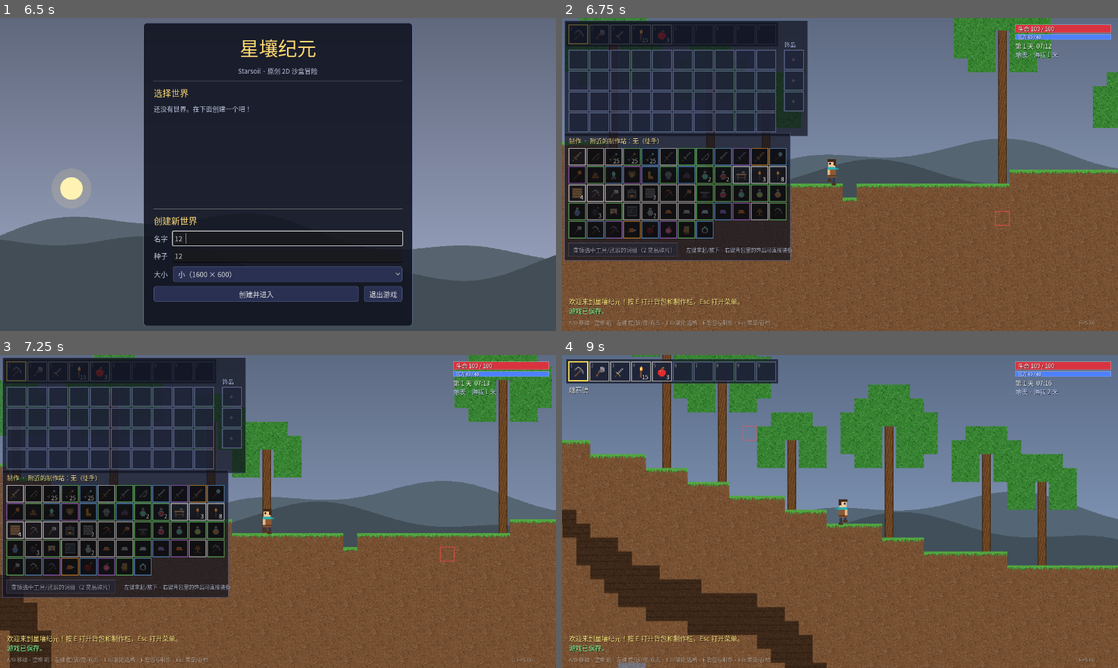
Above: before the commit, frames 1-4 (two rows, left to right).
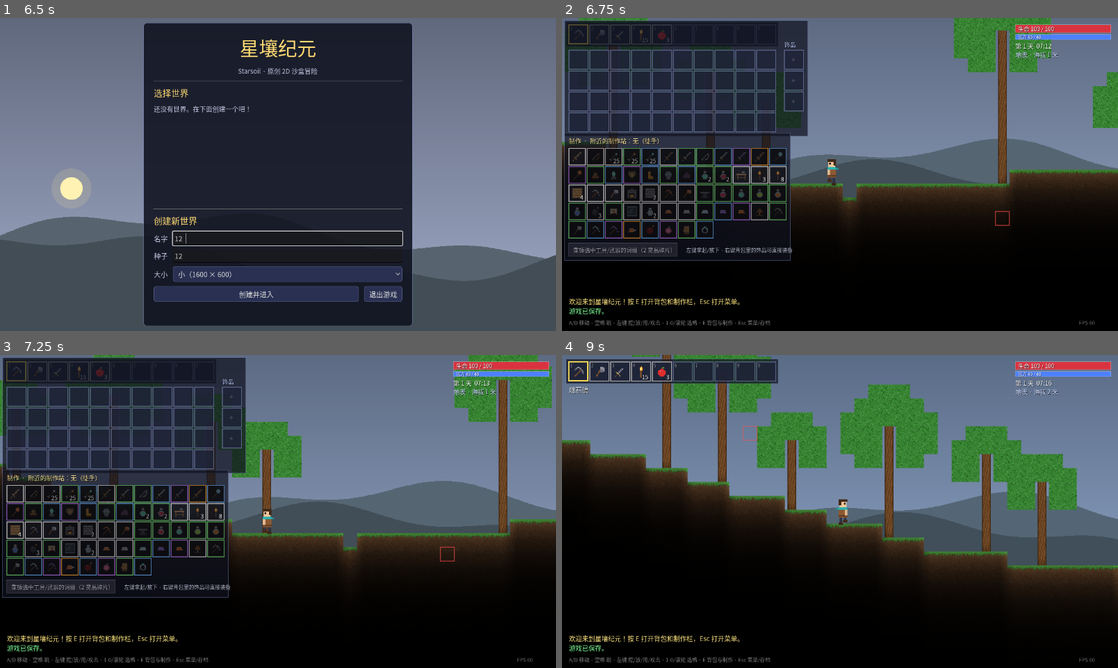
Above: after the commit, the same moments.

Repository: kinghonor488-creator/pioneers-ballad
Game: Godot game, scene res://scenes/title.tscn
The game is run twice, just before and just after one commit, with the same random seed, the same clock (stepped at 60 frames per second) and the same inputs.
Inputs (mouse positions are in pixels of both pictures, inside the frame that each line leads up to):
- Up to frame 1 (6.5 s): click (289, 237) at 0.52 s; type "12" at 0.6 s; click (289, 255) at 0.75 s; type "12" at 0.83 s; click "大（4200 × 1200）" at 1.25 s; click "创建并进入" at 2 s; click "小（1600 × 600）" at 2.75 s; tap Enter at 3.5 s; move the mouse to (400, 158) at 3.52 s; hold D 3.53-4.28 s; tap 1 at 3.6 s; click (400, 158) at 3.67 s; tap Space at 3.77, 4.07, 4.52, 4.82, 5.75, 6.02, 6.32 s; move the mouse to (166, 190) at 4.27 s; hold A 4.28-5.03 s; tap 9 at 4.35 s; click (166, 190) at 4.42 s; move the mouse to (333, 105) at 5.02 s; hold D 5.03-5.78 s; tap 0 at 5.1 s; click (333, 105) at 5.17 s; move the mouse to (250, 237) at 5.77 s; hold W from 5.78 s (still down); tap E at 5.85 s; click (250, 237) at 5.92 s
- Up to frame 2 (6.75 s): tap Enter at 6.5 s; move the mouse to (1006, 221) at 6.52 s; release W at 6.53 s; hold A from 6.53 s (still down); tap Tab at 6.6 s; click (1006, 221) at 6.67 s
- Up to frame 3 (7.25 s): keep holding A; tap Space at 6.77, 7.07 s
- Up to frame 4 (9 s): move the mouse to (673, 464) at 7.27 s; tap E at 7.35 s; tap Space (jump) at 7.52, 7.82 s; click (673, 464) at 7.55 s; move the mouse to (867, 511) at 8.02 s; press the mouse at (867, 511) at 8.03 s; tap Tab at 8.1 s; move the mouse to (756, 433) at 8.77 s; release A at 8.78 s; release the mouse at (756, 433) at 8.78 s; hold D (move_right) from 8.78 s (still down); tap I at 8.85 s

Frame 1 is identical in both runs. In frame 2, 41% of the frame differs, in the area x 0-100%, y 39-100%; in frame 3, 38%; in frame 4, 49%, in the area x 0-100%, y 27-100%.

Commit message:
逐格光照系统
- 每个图块单独计算 RGB 亮度：天光直射 + 发光图块 + 会动的光源，横竖来回扫描扩散
- 空气衰减慢、方块衰减快：光能照进洞口和洞壁表面，但照不透厚岩层
- 彩色光（火把暖黄、灵晶青、熔晶橙、月光偏蓝、晨昏偏橙）
- 光照图用着色器按世界坐标乘到图块、背景墙、玩家、敌人上，线性过滤平滑过渡
- 计算放在 WorkerThreadPool 后台线程，一屏约 5 毫秒；主线程每帧约 1 毫秒
- 世界数据跟踪每列天光高度，挖掘/建造时自动更新
- 移除旧的 CanvasModulate + PointLight2D 方案；冒烟测试增加光照检查（134 项）

Co-Authored-By: Claude <noreply@anthropic.com>

Diff:
--- a/scripts/entities/blast.gd
+++ b/scripts/entities/blast.gd
@@ -6,6 +6,15 @@
 
 var radius_px := 48.0
 var _t := 0.0
+
+
+func _ready() -> void:
+	add_to_group("light")
+
+
+## 爆炸的一瞬间照亮周围
+func light_source() -> Array:
+	return [position, Color(1.0, 0.7, 0.35), 1.3 * (1.0 - _t / DURATION)]
 
 
 func _process(delta: float) -> void:
--- a/scripts/entities/bomb.gd
+++ b/scripts/entities/bomb.gd
@@ -9,6 +9,15 @@
 var fuse := 2.0
 var radius := 3.0
 var big := false
+
+
+func _ready() -> void:
+	add_to_group("light")
+
+
+## 引信的小火花
+func light_source() -> Array:
+	return [position, Color(1.0, 0.6, 0.25), 0.35]
 
 
 func _physics_process(delta: float) -> void:
--- a/scripts/entities/enemy.gd
+++ b/scripts/entities/enemy.gd
@@ -41,9 +41,14 @@
 	_wander = 1.0 if randf() < 0.5 else -1.0
 	_t = randf() * 10.0
 	if def.has("glow"):
-		var l := WorldRenderer.make_light(float(def.glow), def.color, 0.8)
-		l.position = body_size * 0.5
-		add_child(l)
+		add_to_group("light")
+	if combat.game.lighting != null:
+		material = combat.game.lighting.material
+
+
+## 发光的敌人（游魂、灵晶傀儡、余烬魔、Boss）本身就是光源
+func light_source() -> Array:
+	return [center(), def.color, Lighting.strength_for_radius(float(def.get("glow", 0.0)))]
 
 
 func flying() -> bool:
--- a/scripts/entities/projectile.gd
+++ b/scripts/entities/projectile.gd
@@ -20,9 +20,17 @@
 var _hit := {}
 
 
-func setup_light(radius: float) -> void:
-	var l := WorldRenderer.make_light(radius, color, 0.9)
-	add_child(l)
+var _light := 0.0
+
+
+## 让这颗弹幕发光（法术弹、火球、晶刺）
+func setup_light(strength: float) -> void:
+	_light = strength
+	add_to_group("light")
+
+
+func light_source() -> Array:
+	return [position, color, _light]
 
 
 func tick(delta: float) -> void:
--- a/scripts/game/combat.gd
+++ b/scripts/game/combat.gd
@@ -119,7 +119,7 @@
 			pr.weapon = item
 			pr.pierce = int(w.get("pierce", 1))
 			pr.life = 1.6
-			pr.setup_light(2.5)
+			pr.setup_light(0.7)
 	_cooldown = 1.0 / speed
 	p.facing = 1 if aim.x >= 0.0 else -1
 	p.attack_anim = minf(1.0 / speed, 0.35)
@@ -211,7 +211,7 @@
 	pr.phase = phase
 	pr.life = 4.0 if kind != "wave" else 2.2
 	if kind != "wave":
-		pr.setup_light(2.0 if kind == "fireball" else 1.5)
+		pr.setup_light(0.6 if kind == "fireball" else 0.4)
 
 
 # ---------------------------------------------------------------- Boss
--- a/scripts/game/main.gd
+++ b/scripts/game/main.gd
@@ -8,10 +8,9 @@
 const BASE_REACH := 5.0         ## 基础触及距离（图块）
 const STATION_RADIUS := 5       ## 离制作站多少格以内算"在附近"
 const MAX_LIFE_FRUITS := 5
-const DAY_AMBIENT := Color(1, 1, 1)
-const NIGHT_AMBIENT := Color(0.32, 0.34, 0.5)
-const DAWN_AMBIENT := Color(0.95, 0.75, 0.65)
-const CAVE_AMBIENT := Color(0.13, 0.12, 0.16)
+const DAY_SUN := Color(1, 1, 1)
+const NIGHT_SUN := Color(0.2, 0.23, 0.38)      ## 月光：偏蓝
+const DAWN_SUN := Color(1.0, 0.72, 0.55)       ## 日出日落：偏橙
 const RARITY_GOLD := Color(1.0, 0.8, 0.35)
 const AUTOSAVE_INTERVAL := 300.0  ## 每 5 分钟自动保存一次
 const TITLE_SCENE := "res://scenes/title.tscn"
@@ -28,9 +27,8 @@
 var hud: Hud
 var sky: SkyBackdrop
 var cursor: TileCursor
-var canvas_mod: CanvasModulate
-var player_light: PointLight2D
 var combat: Combat
+var lighting: Lighting
 var rng := RandomNumberGenerator.new()
 var ready_done := false
 var world_name := "未命名世界"
@@ -109,9 +107,10 @@
 		world = WorldGen.generate(world_width, world_height, world_seed)
 		print("[世界] 生成完成 %d×%d 种子=%d 用时 %d 毫秒" % [world_width, world_height, world_seed, Time.get_ticks_msec() - t0])
 
+	lighting = Lighting.new()
 	renderer = WorldRenderer.new()
 	add_child(renderer)
-	renderer.setup(world)
+	renderer.setup(world, lighting.material)
 
 	cursor = TileCursor.new()
 	cursor.z_index = 10
@@ -120,6 +119,7 @@
 	player = Player.new()
 	player.world = world
 	player.z_index = 5
+	player.material = lighting.material
 	add_child(player)
 	player.teleport(spawn_position())
 	player.landed_hard.connect(func(dmg): damage(dmg, "摔伤"))
@@ -139,12 +139,7 @@
 	add_child(combat)
 	combat.setup(self)
 
-	player_light = WorldRenderer.make_light(3.0, Color(1.0, 0.95, 0.85), 0.6)
-	player_light.position = Vector2(Player.W, Player.H) * 0.5
-	player.add_child(player_light)
-
-	canvas_mod = CanvasModulate.new()
-	add_child(canvas_mod)
+	add_child(lighting)
 
 	inventory = Inventory.new()
 	if loading:
@@ -155,6 +150,8 @@
 		player.hp = player.max_hp
 
 	renderer.update_view(player.center(), _view_size(), true)
+	_update_ambient()
+	lighting.setup(self)
 	hud.loading_text = ""
 	hud.setup(self)
 	if loading:
@@ -257,19 +254,15 @@
 	return clampf((ty - (s + 12)) / 35.0, 0.0, 1.0)
 
 
+## 昼夜：设置天光颜色（逐格光照用）和玩家身上的光
 func _update_ambient() -> void:
 	var dl := SkyBackdrop.daylight(time_of_day)
-	var amb := NIGHT_AMBIENT.lerp(DAY_AMBIENT, dl)
+	var sun := NIGHT_SUN.lerp(DAY_SUN, dl)
 	if dl > 0.0 and dl < 1.0:
-		amb = amb.lerp(DAWN_AMBIENT, sin(dl * PI) * 0.6)
+		sun = sun.lerp(DAWN_SUN, sin(dl * PI) * 0.6)
+	lighting.sun = sun
+	player.light_strength = clampf(0.4 + float(stats.get("light", 0.0)) * 0.1, 0.4, 1.3)
 	var depth := underground_factor()
-	amb = amb.lerp(CAVE_AMBIENT, depth)
-	canvas_mod.color = amb
-	var darkness := 1.0 - amb.get_luminance()
-	renderer.set_light_strength(clampf(darkness * 1.4, 0.15, 1.0))
-	var light_bonus := float(stats.get("light", 0.0))
-	player_light.texture_scale = (3.0 + light_bonus) * TS / 64.0
-	player_light.energy = clampf(darkness * 1.2, 0.0, 1.0) * (0.55 if light_bonus <= 0.0 else 1.0)
 	var cam := camera.get_screen_center_position()
 	sky.time_of_day = time_of_day
 	sky.depth = depth
@@ -603,6 +596,7 @@
 	b.position = player.center() + Vector2(0, -6)
 	b.velocity = (target_px - b.position).normalized() * 330.0 + Vector2(0, -60)
 	b.z_index = 6
+	b.material = lighting.material
 	b.exploded.connect(explode)
 	add_child(b)
 	inventory.consume_slot(slot, 1)
--- a/scripts/game/save_system.gd
+++ b/scripts/game/save_system.gd
@@ -97,6 +97,7 @@
 	w.surface = h.get("surface", PackedInt32Array())
 	if w.surface.size() != w.width:
 		return {}
+	w.rebuild_sky()
 	return {"header": h, "world": w}
 
 
--- a/scripts/player/player.gd
+++ b/scripts/player/player.gd
@@ -27,6 +27,7 @@
 var mana := 40.0
 var max_mana := 40
 var attack_anim := 0.0     ## >0 时正在挥动武器（攻击时面朝鼠标）
+var light_strength := 0.4  ## 玩家身上的光（饰品、萤光药水会加强）
 
 var _coyote := 0.0
 var _jump_buffer := 0.0
@@ -36,6 +37,12 @@
 
 func _init() -> void:
 	body_size = Vector2(W, H)
+	add_to_group("light")
+
+
+## 给 Lighting 用：[位置, 颜色, 亮度]
+func light_source() -> Array:
+	return [center(), Color(1.0, 0.95, 0.85), light_strength]
 
 
 ## dir: -1..1 左右输入
--- /dev/null
+++ b/scripts/world/lighting.gd
@@ -0,0 +1,259 @@
+class_name Lighting
+extends Node
+## 逐格光照。
+##
+## 每次计算摄像机附近一块区域（屏幕 + 四周各 MARGIN 格），每个图块得到一个 RGB 亮度：
+##   1. 光源：天空直射（从世界顶部往下，碰到第一个实心方块之前都算露天）、
+##      发光图块（火把、灵晶簇、熔炉……）、会动的光源（玩家、发光的怪、法术弹、爆炸）
+##   2. 扩散：横向、纵向来回扫几遍，每走一格亮度乘以衰减系数。
+##      空气里衰减慢，实心方块里衰减快——所以光能照进洞口、照亮洞壁表面，但照不透厚岩层。
+##      光是彩色的：灵晶簇是青色的，火把是暖黄色的，月光是蓝色的。
+##   3. 结果写成一张小图（每格一个像素），交给 shaders/lighting.gdshader 乘到画面上。
+##
+## 计算放在后台线程里（WorkerThreadPool），主线程只负责拍"快照"和更新贴图，所以不会卡顿。
+
+const MARGIN := 12
+const AIR_DECAY := 0.82
+const NONSOLID_DECAY := 0.78    ## 树叶、火把这类不挡路的图块
+const SOLID_DECAY := 0.55
+const PASSES := 2
+const MAX_HZ := 30.0
+const SHADER := preload("res://shaders/lighting.gdshader")
+
+var game: Node
+var material: ShaderMaterial
+var sun := Color.WHITE          ## 当前的天光颜色（由主控按昼夜设置）
+var last_ms := 0.0              ## 最近一次计算用了多少毫秒
+var last_image: Image
+var last_origin := Vector2i.ZERO
+
+var _tex: ImageTexture
+var _task := -1
+var _job := {}
+var _cooldown := 0.0
+
+static var _solid_tbl := PackedByteArray()
+static var _light_str := PackedFloat32Array()
+static var _light_col := PackedColorArray()
+
+
+## 发光图块的亮度：半径 7 格（火把）= 1.0
+static func strength_for_radius(radius: float) -> float:
+	return clampf(radius / 7.0, 0.3, 1.3)
+
+
+static func _build_tables() -> void:
+	if not _solid_tbl.is_empty():
+		return
+	_solid_tbl.resize(256)
+	_light_str.resize(256)
+	_light_col.resize(256)
+	for t in 256:
+		_solid_tbl[t] = 1 if t >= TileDB.COUNT or TileDB.is_solid(t) else 0
+		var r := TileDB.light_radius(t) if t < TileDB.COUNT else 0.0
+		_light_str[t] = strength_for_radius(r) if r > 0.0 else 0.0
+		_light_col[t] = TileDB.prop(t, "light_color", Color.WHITE) if t < TileDB.COUNT else Color.WHITE
+
+
+func _init() -> void:
+	_build_tables()
+	material = ShaderMaterial.new()
+	material.shader = SHADER
+
+
+## 需要在世界、玩家、摄像机都建好之后调用
+func setup(g: Node) -> void:
+	game = g
+	compute_now()
+
+
+func set_enabled(on: bool) -> void:
+	material.set_shader_parameter("enabled", on)
+
+
+func _process(delta: float) -> void:
+	if game == null or not game.ready_done:
+		return
+	_cooldown -= delta
+	if _task != -1 and WorkerThreadPool.is_task_completed(_task):
+		WorkerThreadPool.wait_for_task_completion(_task)
+		_task = -1
+		_apply(_job)
+	if _task == -1 and _cooldown <= 0.0:
+		_job = snapshot()
+		_task = WorkerThreadPool.add_task(compute.bind(_job), false, "lighting")
+		_cooldown = 1.0 / MAX_HZ
+
+
+func _exit_tree() -> void:
+	if _task != -1:
+		WorkerThreadPool.wait_for_task_completion(_task)
+		_task = -1
+
+
+## 在主线程里立刻算一次（刚进游戏、测试时用）。center 不填就以摄像机为中心，view 不填就用当前画面大小。
+func compute_now(center: Vector2 = Vector2.INF, view: Vector2 = Vector2.ZERO) -> void:
+	if _task != -1:
+		WorkerThreadPool.wait_for_task_completion(_task)
+		_task = -1
+	var job := snapshot(center, view)
+	compute(job)
+	_apply(job)
+
+
+## 某个图块现在的亮度（0~1，取三个通道的最大值），在最近一次算好的区域外返回 -1
+func light_at(t: Vector2i) -> float:
+	if last_image == null:
+		return -1.0
+	var p := t - last_origin
+	if p.x < 0 or p.y < 0 or p.x >= last_image.get_width() or p.y >= last_image.get_height():
+		return -1.0
+	var c := last_image.get_pixelv(p)
+	return maxf(c.r, maxf(c.g, c.b))
+
+
+# ---------------------------------------------------------------- 主线程：拍快照
+
+func snapshot(center: Vector2 = Vector2.INF, view: Vector2 = Vector2.ZERO) -> Dictionary:
+	var w: WorldData = game.world
+	if center == Vector2.INF:
+		center = game.camera.get_screen_center_position() if game.camera != null else game.player.center()
+	if view == Vector2.ZERO:
+		view = game._view_size()
+	var x0 := floori((center.x - view.x * 0.5) / 16.0) - MARGIN
+	var y0 := floori((center.y - view.y * 0.5) / 16.0) - MARGIN
+	var cols := ceili(view.x / 16.0) + MARGIN * 2 + 1
+	var rows := ceili(view.y / 16.0) + MARGIN * 2 + 1
+	var tiles := PackedByteArray()
+	for y in range(y0, y0 + rows):
+		if y < 0 or y >= w.height:
+			var row := PackedByteArray()
+			row.resize(cols)
+			row.fill(TileDB.BEDROCK if y >= w.height else TileDB.AIR)
+			tiles.append_array(row)
+		elif x0 >= 0 and x0 + cols <= w.width:
+			tiles.append_array(w.tiles.slice(y * w.width + x0, y * w.width + x0 + cols))
+		else:
+			for x in range(x0, x0 + cols):
+				tiles.append(w.get_tile(x, y))
+	var sky := PackedInt32Array()
+	sky.resize(cols)
+	for i in cols:
+		var x := x0 + i
+		sky[i] = w.sky_y[x] if x >= 0 and x < w.width else 0
+	var sources := []
+	for n in game.get_tree().get_nodes_in_group("light"):
+		if n.is_inside_tree() and n.visible:
+			var s: Array = n.light_source()
+			if not s.is_empty():
+				var pos: Vector2 = s[0]
+				sources.append([floori(pos.x / 16.0), floori(pos.y / 16.0), s[1], float(s[2])])
+	return {"x0": x0, "y0": y0, "w": cols, "h": rows, "tiles": tiles, "sky": sky, "sun": sun, "sources": sources}
+
+
+# ---------------------------------------------------------------- 后台线程：传播
+
+func compute(job: Dictionary) -> void:
+	var t0 := Time.get_ticks_usec()
+	var W: int = job.w
+	var H: int = job.h
+	var x0: int = job.x0
+	var y0: int = job.y0
+	var n := W * H
+	var tiles: PackedByteArray = job.tiles
+	var r := PackedFloat32Array()
+	var g := PackedFloat32Array()
+	var b := PackedFloat32Array()
+	var decay := PackedFloat32Array()
+	r.resize(n)
+	g.resize(n)
+	b.resize(n)
+	decay.resize(n)
+	r.fill(0.0)
+	g.fill(0.0)
+	b.fill(0.0)
+	# 光源：图块
+	for i in n:
+		var t := tiles[i]
+		decay[i] = SOLID_DECAY if _solid_tbl[t] == 1 else (AIR_DECAY if t == 0 else NONSOLID_DECAY)
+		var s := _light_str[t]
+		if s > 0.0:
+			var c := _light_col[t]
+			r[i] = c.r * s
+			g[i] = c.g * s
+			b[i] = c.b * s
+	# 光源：天空
+	var sun_c: Color = job.sun
+	var sky: PackedInt32Array = job.sky
+	for x in W:
+		var top := mini(sky[x] - y0, H)
+		for y in range(0, top):
+			var i := y * W + x
+			r[i] = maxf(r[i], sun_c.r)
+			g[i] = maxf(g[i], sun_c.g)
+			b[i] = maxf(b[i], sun_c.b)
+	# 光源：会动的东西
+	for s in job.sources:
+		var sx: int = s[0] - x0
+		var sy: int = s[1] - y0
+		if sx < 0 or sy < 0 or sx >= W or sy >= H:
+			continue
+		var i := sy * W + sx
+		var c: Color = s[2]
+		var k: float = s[3]
+		r[i] = maxf(r[i], c.r * k)
+		g[i] = maxf(g[i], c.g * k)
+		b[i] = maxf(b[i], c.b * k)
+	# 扩散：横扫、竖扫，来回各一遍，重复 PASSES 次
+	for pass_i in PASSES:
+		for y in H:
+			var row := y * W
+			for x in range(1, W):
+				_spread(r, g, b, decay, row + x - 1, row + x)
+			for x in range(W - 2, -1, -1):
+				_spread(r, g, b, decay, row + x + 1, row + x)
+		for x in W:
+			for y in range(1, H):
+				_spread(r, g, b, decay, (y - 1) * W + x, y * W + x)
+			for y in range(H - 2, -1, -1):
+				_spread(r, g, b, decay, (y + 1) * W + x, y * W + x)
+	# 写成 RGB8 图片
+	var bytes := PackedByteArray()
+	bytes.resize(n * 3)
+	for i in n:
+		bytes[i * 3] = mini(255, int(r[i] * 255.0))
+		bytes[i * 3 + 1] = mini(255, int(g[i] * 255.0))
+		bytes[i * 3 + 2] = mini(255, int(b[i] * 255.0))
+	job["image"] = Image.create_from_data(W, H, false, Image.FORMAT_RGB8, bytes)
+	job["ms"] = (Time.get_ticks_usec() - t0) / 1000.0
+
+
+static func _spread(r: PackedFloat32Array, g: PackedFloat32Array, b: PackedFloat32Array, decay: PackedFloat32Array, from: int, to: int) -> void:
+	var d := decay[to]
+	var v := r[from] * d
+	if v > r[to]:
+		r[to] = v
+	v = g[from] * d
+	if v > g[to]:
+		g[to] = v
+	v = b[from] * d
+	if v > b[to]:
+		b[to] = v
+
+
+# ---------------------------------------------------------------- 主线程：更新贴图
+
+func _apply(job: Dictionary) -> void:
+	if not job.has("image"):
+		return
+	var img: Image = job.image
+	if _tex == null or Vector2i(_tex.get_size()) != img.get_size():
+		_tex = ImageTexture.create_from_image(img)
+		material.set_shader_parameter("lightmap", _tex)
+	else:
+		_tex.update(img)
+	material.set_shader_parameter("lm_origin", Vector2(job.x0, job.y0) * 16.0)
+	material.set_shader_parameter("lm_size", Vector2(job.w, job.h) * 16.0)
+	last_image = img
+	last_origin = Vector2i(job.x0, job.y0)
+	last_ms = job.ms
--- a/scripts/world/world_data.gd
+++ b/scripts/world/world_data.gd
@@ -11,6 +11,7 @@
 var tiles := PackedByteArray()
 var walls := PackedByteArray()
 var surface := PackedInt32Array()  ## 每一列生成时的地表高度
+var sky_y := PackedInt32Array()    ## 每一列从上往下第一个实心方块的 y（它上面都能被天光直射）
 var spawn := Vector2i.ZERO          ## 出生点（脚下方块的上方一格）
 var layers := {}                    ## "surface"/"rock"/"cavern"/"underworld" -> 该层开始的 y
 
@@ -46,7 +47,29 @@
 	if not in_bounds(x, y):
 		return
 	tiles[y * width + x] = id
+	if sky_y.size() == width:
+		if TileDB.is_solid(id):
+			if y < sky_y[x]:
+				sky_y[x] = y
+		elif y == sky_y[x]:
+			sky_y[x] = _scan_sky(x, y)
 	tile_changed.emit(x, y)
+
+
+## 重新计算每一列的天光高度（生成世界、读档之后调用一次）
+func rebuild_sky() -> void:
+	sky_y.resize(width)
+	for x in width:
+		sky_y[x] = _scan_sky(x, 0)
+
+
+func _scan_sky(x: int, from_y: int) -> int:
+	var i := from_y * width + x
+	for y in range(from_y, height):
+		if TileDB.is_solid(tiles[i]):
+			return y
+		i += width
+	return height
 
 
 func is_solid(x: int, y: int) -> bool:
--- a/scripts/world/world_gen.gd
+++ b/scripts/world/world_gen.gd
@@ -197,6 +197,7 @@
 
 	w.tiles = T
 	w.walls = WL
+	w.rebuild_sky()
 	return w
 
 
--- a/scripts/world/world_renderer.gd
+++ b/scripts/world/world_renderer.gd
@@ -2,62 +2,31 @@
 extends Node2D
 ## 分块渲染：世界被切成 32×32 的区块，只把摄像机附近的区块写进 TileMapLayer，
 ## 走远了就卸载。这样 500 万格的世界也只需要渲染几万格。
-## 发光图块（火把、灵晶簇、熔炉……）在区块加载时才生成对应的 PointLight2D。
+## 明暗由 Lighting（逐格光照）负责，这里只管画图块。
 
 const CHUNK := 32
 const TS := 16
-const MAX_LIGHTS_PER_CHUNK := 24
 
 var world: WorldData
 var tile_layer: TileMapLayer
 var wall_layer: TileMapLayer
-var light_root: Node2D
 var max_chunks_per_frame := 6
-var light_strength := 1.0
 
-var _loaded := {}  # Vector2i(区块) -> {Vector2i(图块): PointLight2D}
-
-static var _light_tex: Texture2D
+var _loaded := {}  # Vector2i(区块) -> true
 
 
-static func light_texture() -> Texture2D:
-	if _light_tex == null:
-		var g := Gradient.new()
-		g.set_color(0, Color(1, 1, 1, 1))
-		g.set_color(1, Color(1, 1, 1, 0))
-		var gt := GradientTexture2D.new()
-		gt.gradient = g
-		gt.width = 128
-		gt.height = 128
-		gt.fill = GradientTexture2D.FILL_RADIAL
-		gt.fill_from = Vector2(0.5, 0.5)
-		gt.fill_to = Vector2(1.0, 0.5)
-		_light_tex = gt
-	return _light_tex
-
-
-static func make_light(radius_tiles: float, color: Color, energy: float) -> PointLight2D:
-	var l := PointLight2D.new()
-	l.texture = light_texture()
-	l.texture_scale = radius_tiles * TS / 64.0
-	l.color = color
-	l.energy = energy
-	return l
-
-
-func setup(w: WorldData) -> void:
+func setup(w: WorldData, lit_material: Material = null) -> void:
 	world = w
 	wall_layer = TileMapLayer.new()
 	wall_layer.name = "Walls"
 	wall_layer.tile_set = _make_tileset(TileArt.build_wall_atlas(), TileDB.WALL_COUNT)
+	wall_layer.material = lit_material
 	add_child(wall_layer)
 	tile_layer = TileMapLayer.new()
 	tile_layer.name = "Tiles"
 	tile_layer.tile_set = _make_tileset(TileArt.build_tile_atlas(), TileDB.COUNT)
+	tile_layer.material = lit_material
 	add_child(tile_layer)
-	light_root = Node2D.new()
-	light_root.name = "Lights"
-	add_child(light_root)
 	world.tile_changed.connect(_on_tile_changed)
 
 
@@ -102,22 +71,11 @@
 			_unload_chunk(c)
 
 
-func set_light_strength(s: float) -> void:
-	if absf(s - light_strength) < 0.02:
-		return
-	light_strength = s
-	for c in _loaded:
-		for pos in _loaded[c]:
-			var l: PointLight2D = _loaded[c][pos]
-			l.energy = light_strength * float(l.get_meta("base_energy", 1.0))
-
-
 func _variant(x: int, y: int) -> int:
 	return ((x * 73856093) ^ (y * 19349663)) & 3
 
 
 func _load_chunk(c: Vector2i) -> void:
-	var lights := {}
 	var x0 := c.x * CHUNK
 	var y0 := c.y * CHUNK
 	var tiles := world.tiles
@@ -133,9 +91,7 @@
 				wall_layer.set_cell(Vector2i(x, y), 0, Vector2i(wl, v))
 			if t != 0:
 				tile_layer.set_cell(Vector2i(x, y), 0, Vector2i(t, v))
-				if TileDB.light_radius(t) > 0.0 and lights.size() < MAX_LIGHTS_PER_CHUNK:
-					lights[Vector2i(x, y)] = _spawn_light(x, y, t)
-	_loaded[c] = lights
+	_loaded[c] = true
 
 
 func _unload_chunk(c: Vector2i) -> void:
@@ -145,23 +101,11 @@
 		for x in range(x0, mini(x0 + CHUNK, world.width)):
 			tile_layer.erase_cell(Vector2i(x, y))
 			wall_layer.erase_cell(Vector2i(x, y))
-	for pos in _loaded[c]:
-		_loaded[c][pos].queue_free()
 	_loaded.erase(c)
 
 
-func _spawn_light(x: int, y: int, t: int) -> PointLight2D:
-	var base := 1.0 if t == TileDB.TORCH else 0.8
-	var l := make_light(TileDB.light_radius(t), TileDB.prop(t, "light_color", Color.WHITE), base * light_strength)
-	l.set_meta("base_energy", base)
-	l.position = Vector2(x * TS + TS * 0.5, y * TS + TS * 0.5)
-	light_root.add_child(l)
-	return l
-
-
 func _on_tile_changed(x: int, y: int) -> void:
-	var c := Vector2i(x / CHUNK, y / CHUNK)
-	if not _loaded.has(c):
+	if not _loaded.has(Vector2i(x / CHUNK, y / CHUNK)):
 		return
 	var pos := Vector2i(x, y)
 	var t := world.get_tile(x, y)
@@ -169,9 +113,3 @@
 		tile_layer.erase_cell(pos)
 	else:
 		tile_layer.set_cell(pos, 0, Vector2i(t, _variant(x, y)))
-	var lights: Dictionary = _loaded[c]
-	if lights.has(pos):
-		lights[pos].queue_free()
-		lights.erase(pos)
-	if TileDB.light_radius(t) > 0.0:
-		lights[pos] = _spawn_light(x, y, t)
--- /dev/null
+++ b/shaders/lighting.gdshader
@@ -0,0 +1,20 @@
+// 逐格光照：把光照图（每个图块一个像素）按世界坐标采样，乘到画面颜色上。
+// 光照图用线性过滤，所以格子之间的明暗是平滑过渡的。
+shader_type canvas_item;
+
+uniform sampler2D lightmap : filter_linear, repeat_disable;
+uniform vec2 lm_origin = vec2(0.0);   // 光照图左上角的世界坐标（像素）
+uniform vec2 lm_size = vec2(1.0);     // 光照图覆盖的世界范围（像素）
+uniform bool enabled = true;
+
+varying vec2 world_pos;
+
+void vertex() {
+	world_pos = (MODEL_MATRIX * vec4(VERTEX, 0.0, 1.0)).xy;
+}
+
+void fragment() {
+	if (enabled) {
+		COLOR.rgb *= texture(lightmap, (world_pos - lm_origin) / lm_size).rgb;
+	}
+}
--- a/tests/smoke_test.gd
+++ b/tests/smoke_test.gd
@@ -250,6 +250,7 @@
 	main.explode(bc, 2.0)
 	check(main.world.get_tile(bt.x, bt.y) == TileDB.AIR, "炸弹能炸掉方块")
 
+	_test_lighting(main)
 	await _test_combat(main)
 	await _test_bosses(main)
 
@@ -259,6 +260,78 @@
 	check(main.ready_done, "游戏主循环运行正常")
 
 	await _test_save_load(main)
+
+
+const GAME_VIEW := Vector2(640, 360)   ## 1280×720 窗口、2 倍缩放时看到的世界范围
+
+
+func _test_lighting(main: Node2D) -> void:
+	print("== 光照 ==")
+	var L: Lighting = main.lighting
+	var w: WorldData = main.world
+	var p: Player = main.player
+	var pt := Vector2i(p.center() / 16.0)
+	main.time_of_day = 0.5
+	main._update_ambient()
+	L.compute_now(p.center(), GAME_VIEW)
+	print("  光照计算用时 %.1f 毫秒（%d×%d 格）" % [L.last_ms, L.last_image.get_width(), L.last_image.get_height()])
+	check(L.last_ms < 200.0, "光照计算足够快")
+	var sky_cell := Vector2i(pt.x, w.sky_y[pt.x] - 6)
+	check(L.light_at(sky_cell) > 0.9, "白天露天的地方是亮的（%.2f）" % L.light_at(sky_cell))
+	var deep := Vector2i(pt.x, w.sky_y[pt.x] + 9)
+	var all_solid := true
+	for dy in range(-3, 4):
+		for dx in range(-3, 4):
+			all_solid = all_solid and w.is_solid(deep.x + dx, deep.y + dy)
+	if all_solid:
+		check(L.light_at(deep) < 0.05, "厚土层里面是黑的（%.2f）" % L.light_at(deep))
+	# 在地下挖一个小洞放火把
+	var c := Vector2i(pt.x + 7, w.sky_y[pt.x + 7] + 11)
+	var saved := {}
+	for dy in range(-12, 13):
+		for dx in range(-12, 13):
+			var q := c + Vector2i(dx, dy)
+			saved[q] = w.get_tile(q.x, q.y)
+			var inside := absi(dx) <= 1 and absi(dy) <= 1
+			w.set_tile(q.x, q.y, TileDB.AIR if inside else TileDB.STONE)
+	w.set_tile(c.x, c.y + 1, TileDB.STONE)
+	w.set_tile(c.x, c.y, TileDB.TORCH)
+	L.compute_now(p.center(), GAME_VIEW)
+	var at := L.light_at(c)
+	var wall := L.light_at(c + Vector2i(3, 0))
+	var far := L.light_at(c + Vector2i(9, 0))
+	check(at > 0.8, "火把所在的格子很亮（%.2f）" % at)
+	check(wall > 0.05 and wall < at, "火把照亮洞壁表面（%.2f）" % wall)
+	check(far >= 0.0 and far < 0.05, "光照不透厚岩层（%.2f）" % far)
+	var torch_px := L.last_image.get_pixelv(c - L.last_origin)
+	check(torch_px.r > torch_px.b, "火把的光是暖色的")
+	w.set_tile(c.x, c.y, TileDB.CRYSTAL)
+	L.compute_now(p.center(), GAME_VIEW)
+	var crystal_px := L.last_image.get_pixelv(c - L.last_origin)
+	check(crystal_px.g > crystal_px.r, "灵晶簇的光是青色的")
+	for q in saved:
+		w.set_tile(q.x, q.y, saved[q])
+	# 夜晚
+	main.time_of_day = 0.0
+	main._update_ambient()
+	L.compute_now(p.center(), GAME_VIEW)
+	var night_px := L.last_image.get_pixelv(sky_cell - L.last_origin)
+	check(night_px.r < 0.45 and night_px.b > night_px.r, "夜晚露天变暗、偏蓝（%.2f, %.2f, %.2f）" % [night_px.r, night_px.g, night_px.b])
+	# 天光高度随挖掘和建造更新
+	var col := pt.x + 3
+	var top := w.sky_y[col]
+	var old_top := w.get_tile(col, top)
+	w.set_tile(col, top, TileDB.AIR)
+	check(w.sky_y[col] > top, "挖掉最上面的方块后，天光能照得更深")
+	var old_above := w.get_tile(col, top - 6)
+	w.set_tile(col, top - 6, TileDB.STONE)
+	check(w.sky_y[col] == top - 6, "在空中放方块会挡住天光")
+	w.set_tile(col, top - 6, old_above)
+	w.set_tile(col, top, old_top)
+	check(w.sky_y[col] == top, "恢复后天光高度也恢复")
+	# 玩家身上的光
+	main.time_of_day = 0.5
+	main._update_ambient()
 
 
 func _test_combat(main: Node2D) -> void:
Not shown, added: scripts/world/lighting.gd.uid
Not shown, added: shaders/lighting.gdshader.uid
